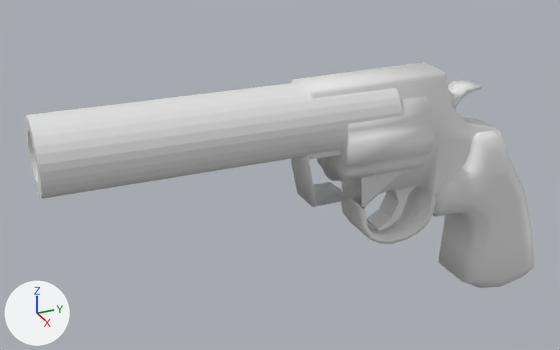
The OBJ model Assets/Models/pistola.obj: old version first, new version second.
Both versions are drawn from a camera (50 mm lens) standing at (1.658, -0.866, 0.934) and looking at (-0.081, -0.084, 0.065). Arrows for +X, +Y and +Z are at lower left; the lights stay in place. Where no turn or scale is listed for an object, it has been applied to the vertices.

Script lines for the objects in view, before the commit:
```python
me_cylinder = bpy.data.meshes.new('Cylinder')
me_cylinder.from_pydata(...)  # 120 vertices, 92 faces; spans x -0.093..0.093, y -0.716..0.176, z 0.151..0.353
me_cylinder_001 = bpy.data.meshes.new('Cylinder.001')
me_cylinder_001.from_pydata(...)  # 96 vertices, 50 faces; spans x -0.11..0.11, y 0.022..0.268, z 0.065..0.305
me_cylinder_001.polygons.foreach_set('use_smooth', [True] * 50)
me_plane = bpy.data.meshes.new('Plane')
me_plane.from_pydata(...)  # 124 vertices, 105 faces; spans x -0.055..0.058, y -0.077..0.545, z -0.141..0.341
me_plane.polygons.foreach_set('use_smooth', [True] * 105)
me_plane_001 = bpy.data.meshes.new('Plane.001')
me_plane_001.from_pydata(...)  # 132 vertices, 129 faces; spans x -0.091..0.091, y 0.332..0.729, z -0.387..0.152
me_plane_001.polygons.foreach_set('use_smooth', [True] * 129)
me_plane_002 = bpy.data.meshes.new('Plane.002')
me_plane_002.from_pydata(...)  # 26 vertices, 24 faces; spans x -0.0331..0.0337, y 0.1636..0.2942, z -0.1043..0.0317
me_plane_003 = bpy.data.meshes.new('Plane.003')
me_plane_003.from_pydata(...)  # 34 vertices, 39 faces; spans x -0.0289..0.0378, y 0.333..0.4679, z 0.2081..0.3056
me_plane_003.polygons.foreach_set('use_smooth', [True] * 39)
ob_cylinder = bpy.data.objects.new('Cylinder', me_cylinder)
ob_cylinder.location = (0.0, 0.0, 0.0)
ob_cylinder_001 = bpy.data.objects.new('Cylinder.001', me_cylinder_001)
ob_cylinder_001.location = (0.0, 0.0, 0.0)
ob_plane = bpy.data.objects.new('Plane', me_plane)
ob_plane.location = (0.0, 0.0, 0.0)
ob_plane_001 = bpy.data.objects.new('Plane.001', me_plane_001)
ob_plane_001.location = (0.0, 0.0, 0.0)
ob_plane_002 = bpy.data.objects.new('Plane.002', me_plane_002)
ob_plane_002.location = (0.0, 0.0, 0.0)
ob_plane_003 = bpy.data.objects.new('Plane.003', me_plane_003)
ob_plane_003.location = (0.0, 0.0, 0.0)
```
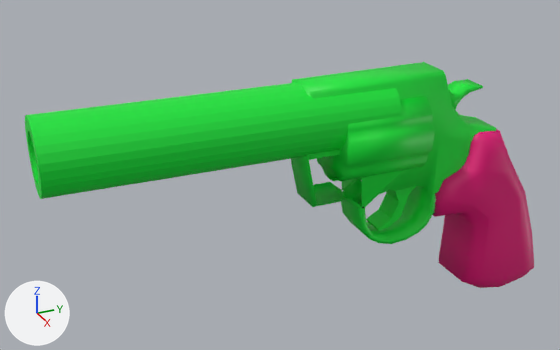
Location of each change, (x1, y1, x2, y2) in pixels of the pictures (560 x 350 px):
'Cylinder', recoloured (white to green): (25, 83, 402, 199) in both
'Plane', recoloured (grey to green): (291, 62, 496, 244) in both
'Plane.001', recoloured: (433, 129, 534, 288) in both
'Cylinder.001', recoloured (grey to green): (317, 96, 435, 181) in both
'Plane.002', recoloured (grey to green): (366, 186, 416, 231) in both
'Plane.003', recoloured (white to green): (448, 79, 483, 110) in both

Edits to the bpy script that builds the scene:
```text
Add mat_cuerda:
    mat_cuerda = principled_material('cuerda')
    mat_cuerda.base_color = (0.0, 0.8, 0.0384)  # green #00e737
Add mat_madera:
    mat_madera = principled_material('madera')
    mat_madera.base_color = (0.8, 0.0, 0.187)  # pink #e70078
Change me_cylinder:
    where me_cylinder.from_pydata(...)  # 120 vertices, 92 faces; spans x -0.093..0.093, y -0.716..0.176, z 0.151..0.353
    add me_cylinder.materials.append(mat_cuerda)  # green #00e737
Change me_cylinder_001:
    where me_cylinder_001.from_pydata(...)  # 96 vertices, 50 faces; spans x -0.11..0.11, y 0.022..0.268, z 0.065..0.305
    add me_cylinder_001.materials.append(mat_cuerda)  # green #00e737
Change me_plane:
    where me_plane.from_pydata(...)  # 124 vertices, 105 faces; spans x -0.055..0.058, y -0.077..0.545, z -0.141..0.341
    add me_plane.materials.append(mat_cuerda)  # green #00e737
Change me_plane_001:
    where me_plane_001.from_pydata(...)  # 132 vertices, 129 faces; spans x -0.091..0.091, y 0.332..0.729, z -0.387..0.152
    add me_plane_001.materials.append(mat_madera)  # pink #e70078
Change me_plane_002:
    where me_plane_002.from_pydata(...)  # 26 vertices, 24 faces; spans x -0.0331..0.0337, y 0.1636..0.2942, z -0.1043..0.0317
    add me_plane_002.materials.append(mat_cuerda)  # green #00e737
Change me_plane_003:
    where me_plane_003.from_pydata(...)  # 34 vertices, 39 faces; spans x -0.0289..0.0378, y 0.333..0.4679, z 0.2081..0.3056
    add me_plane_003.materials.append(mat_cuerda)  # green #00e737
```
